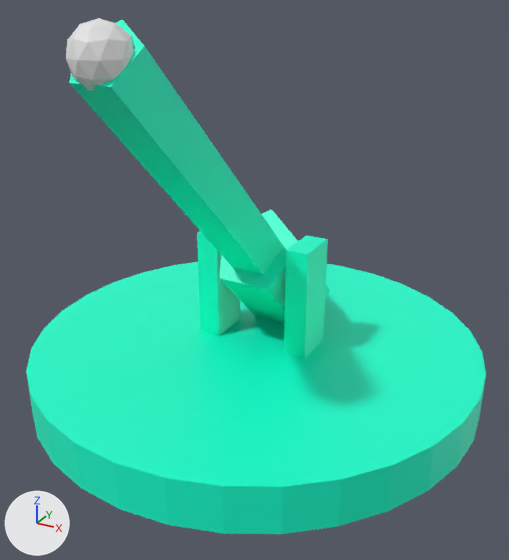
The Blender file Assets/prefabs/objects/fish/original_models/Artillery.blend, before and after one commit.
Both versions are drawn from a camera (50 mm lens) standing at (136.0, -248.0, 164.0) and looking at (8.0, -17.0, 48.0). Lighting does not change. The marker at lower left points along +X, +Y and +Z. The picture after the commit comes second.

The scene before the commit, as lines of its bpy script (objects in view):
```python
me_cylinder = bpy.data.meshes.new('Cylinder')
me_cylinder.from_pydata(...)  # 35 vertices, 29 faces; spans x -0.95..0.95, y -0.81..1.0, z -1.0..2.5
me_cylinder.materials.append(mat_material_001)  # cyan #00ffcf
me_cylinder_001 = bpy.data.meshes.new('Cylinder.001')
me_cylinder_001.from_pydata(...)  # a 32-sided cylinder along z spanning x -1.0..1.0, y -1.0..1.0, z -1.0..1.0, material slot 0; a box spanning x -0.27..-0.17, y -0.05..0.15, z -0.15..5.85, material slot 1; a box spanning x 0.17..0.27, y -0.05..0.15, z -0.15..5.85, material slot 1
me_cylinder_001.materials.append(mat_material)  # cyan #00ffcf
me_cylinder_001.materials.append(mat_material_002)  # cyan #00ffcf
me_icosphere = bpy.data.meshes.new('Icosphere')
me_icosphere.from_pydata(...)  # an icosphere of 80 faces spanning x -0.95..0.95, y -1.0..1.0, z -1.0..1.0
ob_cylinder = bpy.data.objects.new('Cylinder', me_cylinder)
ob_cylinder.location = (0.0, 0.0, 53.7)
ob_cylinder.rotation_euler = (0.785, 0.0, 0.0)  # degrees (45, 0, 0)
ob_cylinder.scale = (20.0, 20.0, 50.0)
ob_cylinder_001 = bpy.data.objects.new('Cylinder.001', me_cylinder_001)
ob_cylinder_001.location = (0.0, 0.0, 0.0)
ob_cylinder_001.scale = (100.0, 100.0, 10.0)
ob_spawn_point = bpy.data.objects.new('spawn_point', me_icosphere)
ob_spawn_point.parent = ob_cylinder
ob_spawn_point.matrix_parent_inverse = Matrix(((0.05, 0.0, 0.0, 0.0), (0.0, 0.0354, 0.0354, -1.897), (0.0, -0.0141, 0.0141, -0.759), (0.0, 0.0, 0.0, 1.0)))
ob_spawn_point.location = (0.0, -89.3, 141.6)
ob_spawn_point.scale = (10.0, 10.0, 10.0)
```
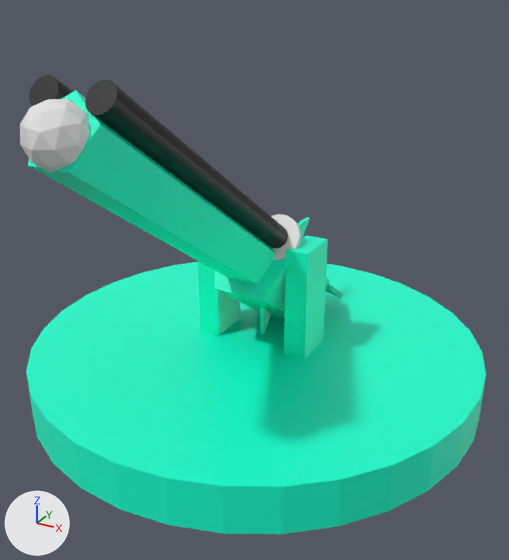
What differs and where, as boxes [x1, y1, x2, y2] in the pictures (509 x 560 px):
'Cylinder', reshaped, moved, turned, rescaled
    before: [69, 20, 330, 323]
    after: [28, 75, 342, 334]
'spawn_point', moved, turned, rescaled
    before: [66, 18, 135, 90]
    after: [20, 99, 91, 172]
part 1 of me_cylinder, rebuilt
    before: [219, 210, 330, 323]
    after: [264, 308, 271, 332]
part 2 of me_cylinder, deleted (cyan)
    before: [69, 20, 284, 274]
part 3 of me_cylinder, added
    after: [28, 75, 342, 334]

The change, as a list of edits to the scene's bpy script:
```text
Add mat_material_009:
    mat_material_009 = principled_material('Material.009')
    mat_material_009.base_color = (0.0, 0.0, 0.0)  # black #000000
Add mat_material_008:
    mat_material_008 = principled_material('Material.008')
    mat_material_008.base_color = (0.8, 0.8, 0.8)  # white #e7e7e7
Add mat_material_007:
    mat_material_007 = principled_material('Material.007')
    mat_material_007.base_color = (0.0, 0.0, 0.0)  # black #000000
Add mat_material_010:
    mat_material_010 = principled_material('Material.010')
    mat_material_010.base_color = (0.8, 0.8, 0.8)  # white #e7e7e7
Change me_cylinder:
    used by ob_cylinder; location = (0.0, 0.0, 53.7); rotation_euler = (0.785, 0.0, 0.0), in degrees (45, 0, 0); scale = (20.0, 20.0, 50.0)
    remove me_cylinder.from_pydata(...)  # 35 vertices, 29 faces; spans x -0.95..0.95, y -0.81..1.0, z -1.0..2.5
    add me_cylinder.from_pydata(...)  # 451 vertices, 299 faces; spans x -11.69..3.09, y -31.84..7.06, z -20.07..20.07
    me_cylinder part 1: the loose piece of 10 vertices spanning x -0.95..0.95, y -0.81..1.0, z -1.0..0.0 is rebuilt with 6 vertices and now spans x -1.0..1.0, y -1.0..1.0, z -1.0..1.0
    me_cylinder part 2: the loose piece of 25 vertices spanning x -0.6..0.6, y -0.51..0.63, z -0.38..2.5 is deleted
    me_cylinder part 3: 445 vertices added at x -11.69..3.09, y -31.84..7.06, z -20.07..20.07
    add me_cylinder.materials.append(mat_material_010)  # white #e7e7e7
    add me_cylinder.materials.append(mat_material_009)  # black #000000
    add me_cylinder.materials.append(mat_material_008)  # white #e7e7e7
    add me_cylinder.materials.append(mat_material_007)  # black #000000
Change ob_cylinder:
    ob_cylinder.location: (0.0, 0.0, 53.7) -> (0.0, 5.5, 17.5)
    ob_cylinder.rotation_euler: (0.785, 0.0, 0.0) -> (4.712, 0.785, -1.571)  # degrees (45, 0, 0) -> degrees (270, 45, -90)
    ob_cylinder.scale: (20.0, 20.0, 50.0) -> (5.0, 5.0, 1.0)
Change ob_spawn_point:
    ob_spawn_point.matrix_parent_inverse: Matrix(((0.05, 0.0, 0.0, 0.0), (0.0, 0.0354, 0.0354, -1.897), (0.0, -0.0141, 0.0141, -0.759), (0.0, 0.0, 0.0, 1.0))) -> Matrix(((0.0, -0.164, -0.115, 2.906), (0.0, 0.115, -0.164, 2.244), (1.0, 0.0, 0.0, 0.0), (0.0, 0.0, 0.0, 1.0)))
```
